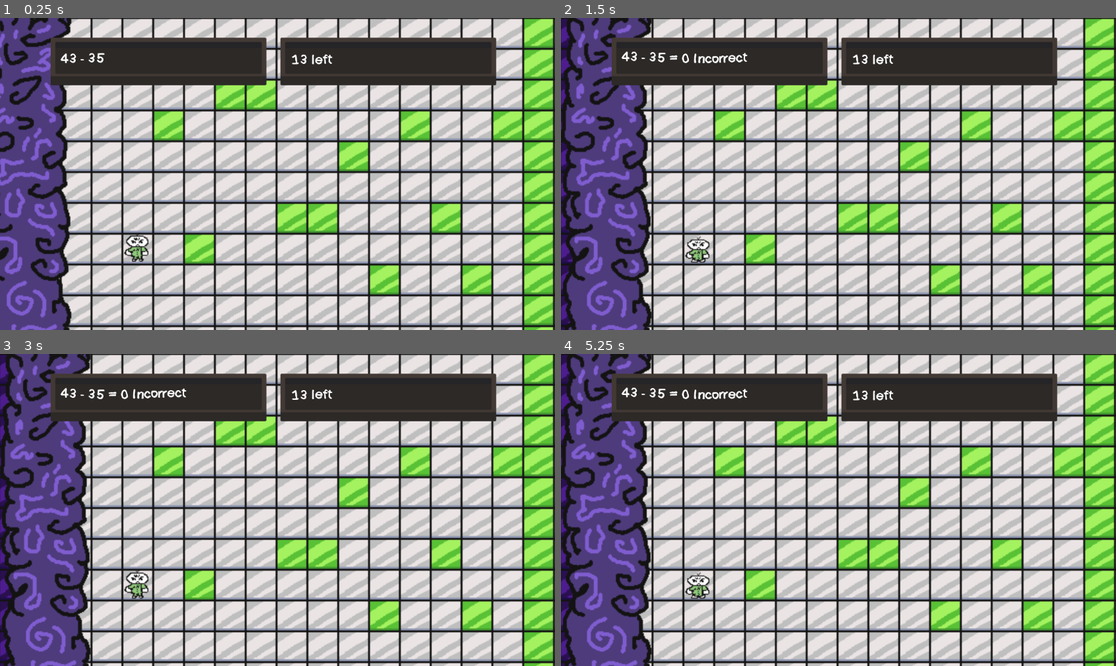
Above: before the commit, frames 1-4 (two rows, left to right).
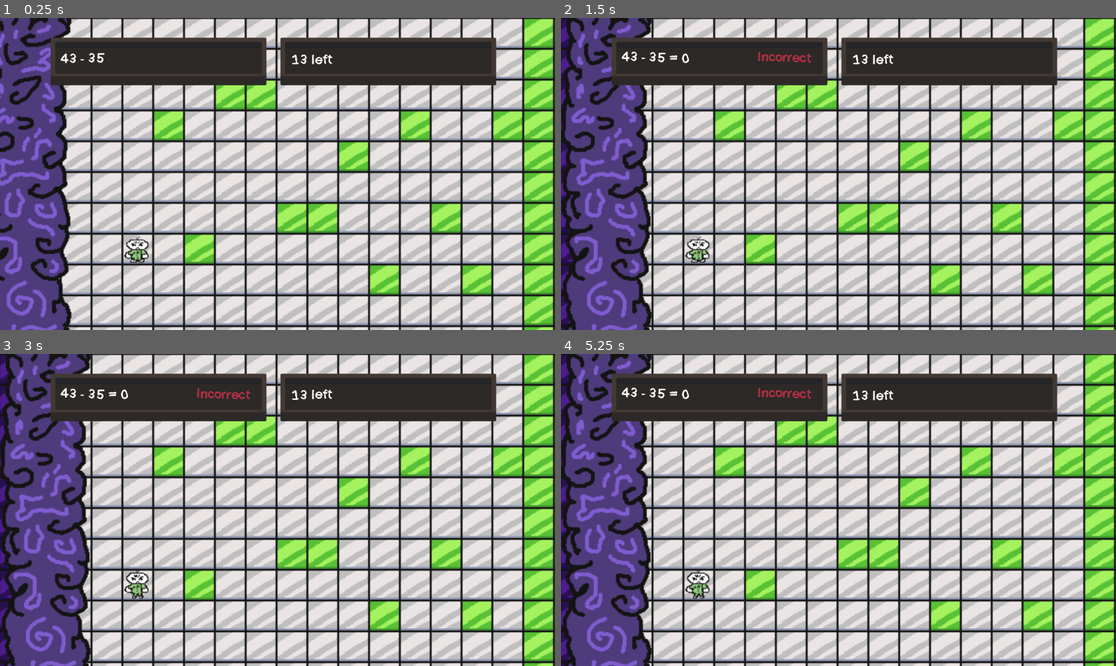
Above: after the commit, the same moments.

Repository: MxInput/Key-Running
Game: Godot game, scene res://nodes/game.tscn
The game is run twice, just before and just after one commit, with the same random seed, the same clock (stepped at 60 frames per second) and the same inputs.
Inputs (mouse positions are in pixels of both pictures, inside the frame that each line leads up to):
- Up to frame 1 (0.25 s): no input
- Up to frame 2 (1.5 s): tap Enter at 0.5 s; move the mouse to (960, 158) at 0.52 s; hold Right 0.53-1.28 s; hold 0 (0) 0.53-1.28 s; click (960, 158) at 0.67 s; tap 1 (1) at 0.8, 1.35 s; move the mouse to (727, 189) at 1.27 s; hold Down from 1.28 s (still down)
- Up to frame 3 (3 s): tap 2 (2) at 1.55 s; move the mouse to (333, 441) at 2.02 s; release Down at 2.03 s; hold Right 2.03-2.78 s; hold 2 (2) 2.03-2.78 s; tap 3 (3) at 2.3, 2.85 s; move the mouse to (249, 572) at 2.77 s; hold Up from 2.78 s (still down); click (249, 572) at 2.92 s
- Up to frame 4 (5.25 s): tap 4 (4) at 3.05 s; move the mouse to (1005, 556) at 3.52 s; release Up at 3.53 s; hold 4 (4) 3.53-4.28 s; hold Left 3.53-5.03 s; tap 5 (5) at 3.8, 4.35 s; move the mouse to (672, 463) at 4.27 s; tap 6 (6) at 4.55 s; move the mouse to (866, 510) at 5.02 s; hold Down from 5.03 s (still down); hold 6 (6) from 5.03 s (still down); click (866, 510) at 5.17 s

The runs differ from the first frame. In frame 1, 0.3% of the frame differs, in the area x 22-27%, y 68-79%; in frame 2, 0.3%; in frame 3, 0.3%; in frame 4, 0.6%, in the area x 22-46%, y 10-79%.
Error after the commit: Invalid assignment of property or key 'visible' with value of type 'bool' on a base object of type 'Nil'. (res://nodes/generate_problem.gd:28)

Commit message:
start of tutorial

Diff:
--- a/nodes/chase.gd
+++ b/nodes/chase.gd
@@ -2,7 +2,15 @@
 
 @export var tiles : TileMapLayer;
 
+@export var player : CharacterBody2D;
+
+@export var generation : Node;
+
+@export var place_display : RichTextLabel;
+
 var current_row = 0;
+
+@export var reload_text : RichTextLabel;
 
 func advance() -> void:
 	current_row += 1;
@@ -11,3 +19,9 @@
 
 	for tile_y in tiles.boty + 2:
 		tiles.set_cell(Vector2i(current_row, tile_y), 3, Vector2i(0,0));
+
+	if (current_row >= player.current_row):
+		generation.dead = true;
+		place_display.text = "[wave] Game Over";
+
+		reload_text.visible = true;
--- a/nodes/game.tscn
+++ b/nodes/game.tscn
@@ -6,6 +6,7 @@
 [ext_resource type="Texture2D" uid="uid://bm36jf0uqduwr" path="res://images/blackboard_shadow.png" id="3_iae2t"]
 [ext_resource type="Texture2D" uid="uid://cbgxx052fc72p" path="res://images/player.png" id="4_6hfer"]
 [ext_resource type="FontFile" uid="uid://cmwfmkwpi2b3t" path="res://fonts/misterlickychops.ttf" id="4_dv0a3"]
+[ext_resource type="Texture2D" uid="uid://wdoyh7upredi" path="res://images/tutorial_screen.png" id="5_dmoo1"]
 [ext_resource type="Texture2D" uid="uid://ikkg08lgup47" path="res://images/gas_cloud.png" id="5_flw6b"]
 [ext_resource type="Texture2D" uid="uid://c4q1tpesfel2e" path="res://images/right_tile.png" id="5_ubvaf"]
 [ext_resource type="Texture2D" uid="uid://c32wgx1ta2fix" path="res://images/wrong_tile.png" id="6_dv0a3"]
@@ -75,17 +76,23 @@
 
 [node name="Game" type="Node" unique_id=905534404]
 
-[node name="Place" type="Node" parent="." unique_id=66689885 node_paths=PackedStringArray("place_display", "player", "tiles")]
+[node name="Place" type="Node" parent="." unique_id=66689885 node_paths=PackedStringArray("place_display", "player", "tiles", "generation", "reload_text")]
 script = ExtResource("1_cpdmu")
 place_display = NodePath("../CanvasLayer/Place/Label")
 player = NodePath("../Player")
 tiles = NodePath("../TileMapLayer")
-
-[node name="Generate" type="Node" parent="." unique_id=1099294717 node_paths=PackedStringArray("problem_text", "place_handler", "cloud")]
+generation = NodePath("../Generate")
+reload_text = NodePath("../CanvasLayer/Reload")
+
+[node name="Generate" type="Node" parent="." unique_id=1099294717 node_paths=PackedStringArray("problem_text", "correct_text", "place_handler", "cloud")]
 script = ExtResource("1_hneav")
-problem_text = NodePath("../CanvasLayer/Problem/Label")
+problem_text = NodePath("../CanvasLayer/Problem/ProblemLabel")
+correct_text = NodePath("../CanvasLayer/Problem/CorrectLabel")
 place_handler = NodePath("../Place")
 cloud = NodePath("../Cloud")
+
+[node name="Timer" type="Timer" parent="Generate" unique_id=1688733236]
+one_shot = true
 
 [node name="CanvasLayer" type="CanvasLayer" parent="." unique_id=1709393668]
 
@@ -97,16 +104,29 @@
 offset_bottom = 161.0
 texture = ExtResource("3_iae2t")
 
-[node name="Label" type="RichTextLabel" parent="CanvasLayer/Problem" unique_id=1088389055]
+[node name="ProblemLabel" type="RichTextLabel" parent="CanvasLayer/Problem" unique_id=1088389055]
 layout_mode = 0
 offset_left = 20.0
 offset_top = 13.0
-offset_right = 429.0
+offset_right = 258.0
 offset_bottom = 75.0
 theme_override_fonts/normal_font = ExtResource("4_dv0a3")
 theme_override_font_sizes/normal_font_size = 30
 bbcode_enabled = true
 text = "[wave]50-2"
+vertical_alignment = 1
+
+[node name="CorrectLabel" type="RichTextLabel" parent="CanvasLayer/Problem" unique_id=32867904]
+visible = false
+layout_mode = 0
+offset_left = 303.0
+offset_top = 13.0
+offset_right = 437.0
+offset_bottom = 75.0
+theme_override_fonts/normal_font = ExtResource("4_dv0a3")
+theme_override_font_sizes/normal_font_size = 30
+bbcode_enabled = true
+text = "[wave]Correct"
 vertical_alignment = 1
 
 [node name="Place" type="TextureRect" parent="CanvasLayer" unique_id=1279160525]
@@ -128,6 +148,73 @@
 bbcode_enabled = true
 text = "[wave]0"
 vertical_alignment = 1
+
+[node name="Tutorial" type="TextureRect" parent="CanvasLayer" unique_id=699105077]
+visible = false
+offset_left = 267.0
+offset_top = 201.0
+offset_right = 907.0
+offset_bottom = 457.0
+texture = ExtResource("5_dmoo1")
+
+[node name="Title" type="RichTextLabel" parent="CanvasLayer/Tutorial" unique_id=1955570957]
+layout_mode = 0
+offset_left = 82.0
+offset_top = 22.0
+offset_right = 557.0
+offset_bottom = 62.0
+theme_override_colors/default_color = Color(0.34901962, 0.75686276, 0.20784314, 1)
+theme_override_colors/font_shadow_color = Color(0, 0, 0, 1)
+theme_override_fonts/normal_font = ExtResource("4_dv0a3")
+theme_override_font_sizes/normal_font_size = 30
+text = "TUTORIAL"
+horizontal_alignment = 1
+vertical_alignment = 1
+
+[node name="Info1" type="RichTextLabel" parent="CanvasLayer/Tutorial" unique_id=1090513337]
+layout_mode = 0
+offset_left = 24.0
+offset_top = 61.0
+offset_right = 618.0
+offset_bottom = 110.0
+theme_override_colors/default_color = Color(0.16470589, 0.0627451, 0.3137255, 1)
+theme_override_fonts/normal_font = ExtResource("4_dv0a3")
+text = "MATH PROBLEMS APPEAR ABOVE ON THE LEFT. ANSWER THEM BY PRESSING THE KEY ON YOUR KEYBOARD THAT REPRESENTS THE  ANSWER."
+
+[node name="Info2" type="RichTextLabel" parent="CanvasLayer/Tutorial" unique_id=464283018]
+layout_mode = 0
+offset_left = 25.0
+offset_top = 127.0
+offset_right = 615.0
+offset_bottom = 180.0
+theme_override_colors/default_color = Color(0.16470589, 0.0627451, 0.3137255, 1)
+theme_override_fonts/normal_font = ExtResource("4_dv0a3")
+text = "AVOID ENTERING TOO MANY WRONG ANSWERS SO THAT YOU'RE NOT SWEPT UP BY THE CLOUD."
+
+[node name="Continue" type="RichTextLabel" parent="CanvasLayer/Tutorial" unique_id=1761502323]
+layout_mode = 0
+offset_left = 25.0
+offset_top = 171.0
+offset_right = 615.0
+offset_bottom = 224.0
+theme_override_colors/default_color = Color(0.34901962, 0.75686276, 0.20784314, 1)
+theme_override_colors/font_shadow_color = Color(0, 0, 0, 1)
+theme_override_fonts/normal_font = ExtResource("4_dv0a3")
+text = "PRESS SPACE TO START"
+horizontal_alignment = 1
+
+[node name="Reload" type="RichTextLabel" parent="CanvasLayer" unique_id=817158714]
+visible = false
+offset_left = 274.0
+offset_top = 228.0
+offset_right = 931.0
+offset_bottom = 283.0
+theme_override_colors/font_outline_color = Color(0, 0, 0, 1)
+theme_override_colors/font_shadow_color = Color(0, 0, 0, 1)
+theme_override_fonts/normal_font = ExtResource("4_dv0a3")
+theme_override_font_sizes/normal_font_size = 60
+bbcode_enabled = true
+text = "[wave]PRESS SPACE TO RELOAD"
 
 [node name="TileMapLayer" type="TileMapLayer" parent="." unique_id=879405012]
 tile_map_data = PackedByteArray("AAAAAAAAAwAAAAAAAAAAAAEAAwAAAAAAAAAAAAIAAwAAAAAAAAAAAAMAAwAAAAAAAAAAAAQAAwAAAAAAAAAAAA …(24224 unchanged characters)…
@@ -138,11 +225,16 @@
 topx = 17
 botx = 5
 
-[node name="Cloud" type="Sprite2D" parent="." unique_id=784096585 node_paths=PackedStringArray("tiles")]
+[node name="Cloud" type="Sprite2D" parent="." unique_id=784096585 node_paths=PackedStringArray("tiles", "player", "generation", "place_display", "reload_text")]
+z_index = 1
 position = Vector2(28, 176)
 texture = ExtResource("5_flw6b")
 script = ExtResource("10_uodeg")
 tiles = NodePath("../TileMapLayer")
+player = NodePath("../Player")
+generation = NodePath("../Generate")
+place_display = NodePath("../CanvasLayer/Place/Label")
+reload_text = NodePath("../CanvasLayer/Reload")
 
 [node name="Camera2D" type="Camera2D" parent="." unique_id=1356255659]
 position = Vector2(289, 162)
@@ -160,8 +252,10 @@
 [node name="Sprite2D" type="AnimatedSprite2D" parent="Player" unique_id=1821169029]
 sprite_frames = SubResource("SpriteFrames_dv0a3")
 autoplay = "default"
-frame_progress = 0.64960575
+frame_progress = 0.7641979
 
 [node name="CollisionShape2D" type="CollisionShape2D" parent="Player" unique_id=123998480]
 position = Vector2(-0.5, 0.5)
 shape = SubResource("RectangleShape2D_fjk5n")
+
+[connection signal="timeout" from="Generate/Timer" to="Generate" method="_on_timer_timeout"]
--- a/nodes/generate_problem.gd
+++ b/nodes/generate_problem.gd
@@ -2,16 +2,30 @@
 
 var generated = false;
 var answered = false;
+var victory = false;
+
+var finished_tutorial = false;
 
 var max_minuend = 100;
 var max_addend = 9;
 
+var dead = false;
+
 @export var problem_text : RichTextLabel;
+@export var correct_text : RichTextLabel;
 var current_answer = -1;
 
 @export var place_handler : Node;
 
 @export var cloud : Sprite2D;
+
+@onready var timer = get_child(0);
+
+@export var tutorial_screen : TextureRect;
+
+func _ready() -> void:
+	if (!finished_tutorial):
+		tutorial_screen.visible = true;
 
 func get_basic_sub() -> Array[int]:
 	var answer = -1;
@@ -40,46 +54,56 @@
 	return [answer, num1, num2];
 
 func _input(event) -> void:
-	if event.is_action_pressed("1") && !answered:
+	if event.is_action_pressed("1") && !answered && !dead && !victory:
 		pickAnswer(1);
-	elif event.is_action_pressed("2") && !answered:
+	elif event.is_action_pressed("2") && !answered && !dead && !victory:
 		pickAnswer(2);
-	elif event.is_action_pressed("3") && !answered:
+	elif event.is_action_pressed("3") && !answered && !dead && !victory:
 		pickAnswer(3);
-	elif event.is_action_pressed("4") && !answered:
+	elif event.is_action_pressed("4") && !answered && !dead && !victory:
 		pickAnswer(4);
-	elif event.is_action_pressed("5") && !answered:
+	elif event.is_action_pressed("5") && !answered && !dead && !victory:
 		pickAnswer(5);
-	elif event.is_action_pressed("6") && !answered:
+	elif event.is_action_pressed("6") && !answered && !dead && !victory:
 		pickAnswer(6);
-	elif event.is_action_pressed("7") && !answered:
+	elif event.is_action_pressed("7") && !answered && !dead && !victory:
 		pickAnswer(7);
-	elif event.is_action_pressed("8") && !answered:
+	elif event.is_action_pressed("8") && !answered && !dead && !victory:
 		pickAnswer(8);
-	elif event.is_action_pressed("9") && !answered:
+	elif event.is_action_pressed("9") && !answered && !dead && !victory:
 		pickAnswer(9);
-	elif event.is_action_pressed("0") && !answered:
+	elif event.is_action_pressed("0") && !answered && !dead && !victory:
 		pickAnswer(0);
 	elif event.is_action_pressed("Space"):
 		if (answered && generated):
 			generated = false;
 			answered = false;
 
+			if (!dead && !victory):
+				correct_text.visible = false;
+			elif (dead || victory):
+				timer.start();
+
 func pickAnswer(answer : int) -> void:
 	answered = true;
-	cloud.advance();
 
 	problem_text.text += " = " + str(answer);
 
+	correct_text.visible = true;
+
 	if (answer == current_answer):
-		problem_text.text += " Correct";
+		correct_text.text = "[wave]Correct";
+		correct_text.modulate = Color(0.253, 0.588, 0.49, 1.0);
 
 		place_handler.move_forward();
 	else:
-		problem_text.text += " Incorrect";
+		correct_text.text = "[wave]Incorrect";
+		correct_text.modulate = Color(0.706, 0.188, 0.268, 1.0);
+
+	cloud.advance();
 
 func _process(delta: float) -> void:
-	if (!generated && place_handler.place < place_handler.final_place):
+	if (!generated && place_handler.place < place_handler.final_place && !dead):
 		var generated_nums
 		var rand_choice = randi_range(0, 1);
 
@@ -93,3 +117,6 @@
 
 		current_answer = generated_nums[0];
 		generated = true;
+
+func _on_timer_timeout() -> void:
+	get_tree().reload_current_scene();
--- a/nodes/placement_handler.gd
+++ b/nodes/placement_handler.gd
@@ -9,6 +9,10 @@
 
 @export var tiles : TileMapLayer;
 
+@export var generation : Node;
+
+@export var reload_text : RichTextLabel;
+
 func _ready() -> void:
 	place_display.text = "[wave]" + str(final_place - place) + " left";
 
@@ -18,6 +22,9 @@
 
 	if (place == final_place):
 		place_display.text = "[wave] Complete";
+		generation.victory = true;
+
+		reload_text.visible = true;
 
 	player.moving = true;
 	player.current_pos = tiles.selected_tiles[place - 1];
--- a/nodes/relocate.gd
+++ b/nodes/relocate.gd
@@ -2,6 +2,8 @@
 
 var moving = false;
 var current_pos;
+
+var current_row = 4;
 
 const SPEED = 3.0;
 
@@ -11,5 +13,7 @@
 
 		if (current_pos.x - position.x < 1 && current_pos.x - position.x > -1):
 			if (current_pos.y - position.y < 1 && current_pos.y - position.y > -1):
+				current_row += 1;
+
 				moving = false;
 				position = current_pos;
Binary file added: images/tutorial_screen.png
Not shown, added: images/tutorial_screen.png.import
